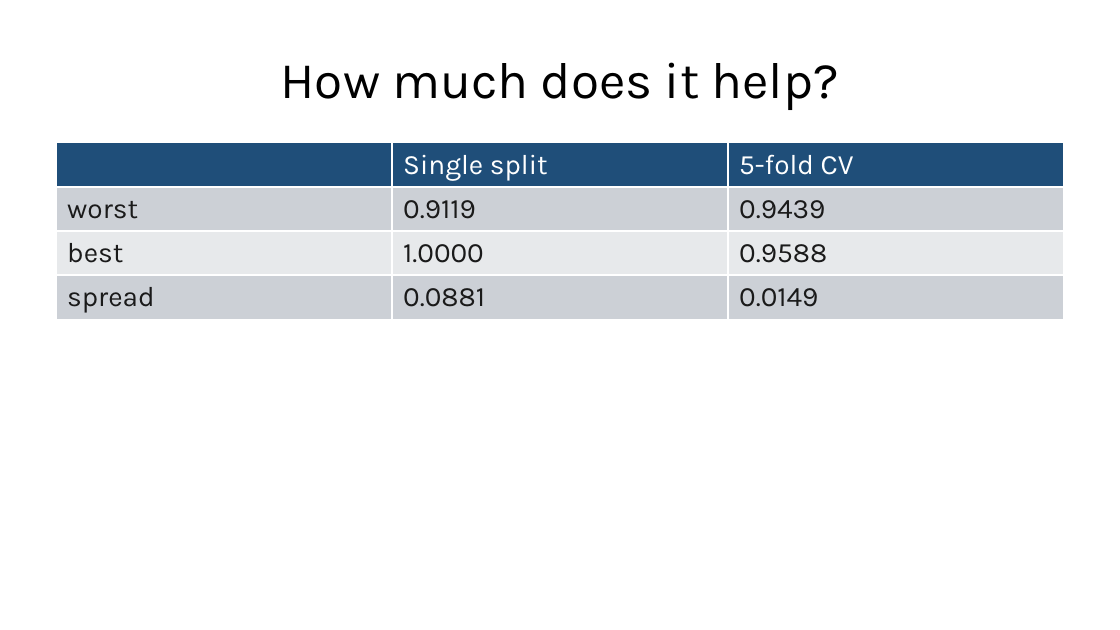
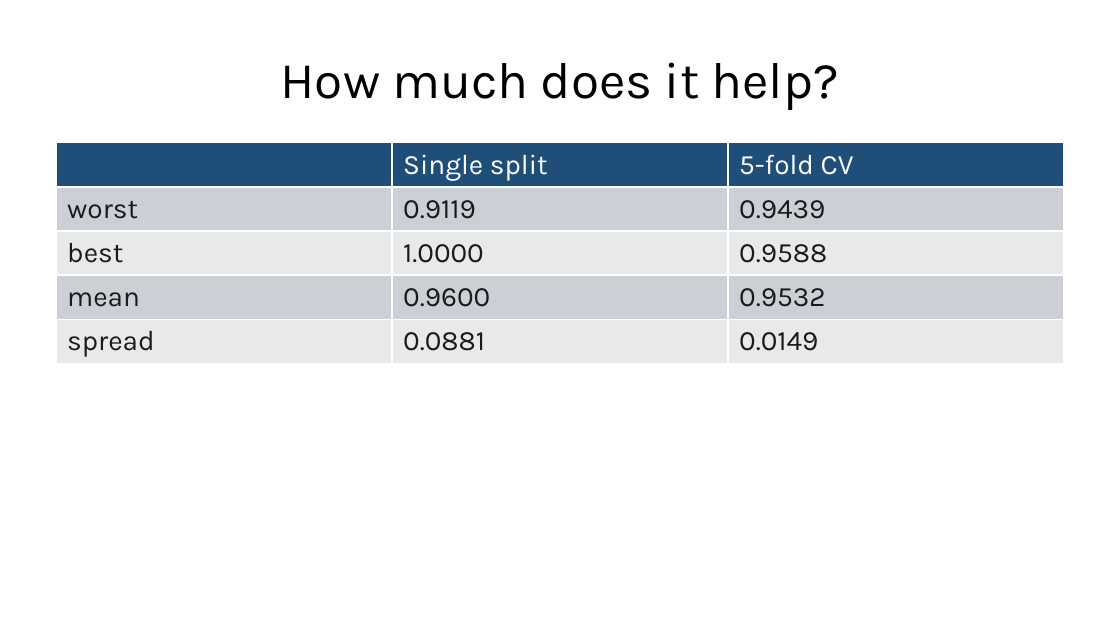
Before and after one commit to fabioantonini/technologies-for-artificial-intelligence, a slide deck: slide 15 of Lessons/05_experimental_methodology/Slides/experimental_methodology_slides.pptx. Drawn at 1120x630 pixels with LibreOffice and Linux fonts; fonts in the diff are those of the drawing; background and template pictures are left out. Boxes give left, top, right and bottom in pixels: in the first picture for what was removed or moved away, otherwise in the second. Text is boxed around its words. In the diff, an @@ line names an element or a change of style, - is before the commit and + after.

```diff
--- a/Lessons/05_experimental_methodology/Slides/experimental_methodology_slides.pptx
+++ b/Lessons/05_experimental_methodology/Slides/experimental_methodology_slides.pptx
@@ table at bbox=[56, 143, 1064, 559] @@
+row 4: mean | 0.9600 | 0.9532
```
Also in this commit, not shown: 2 other files.
